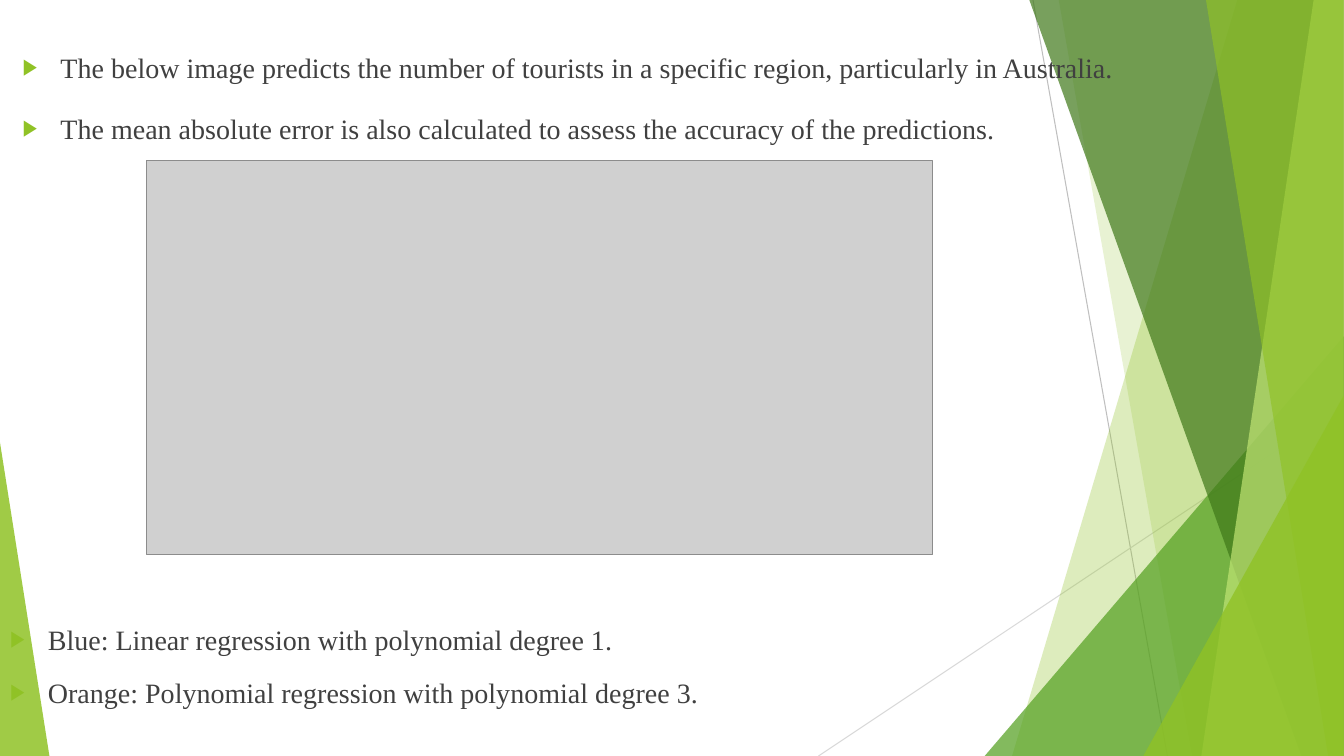
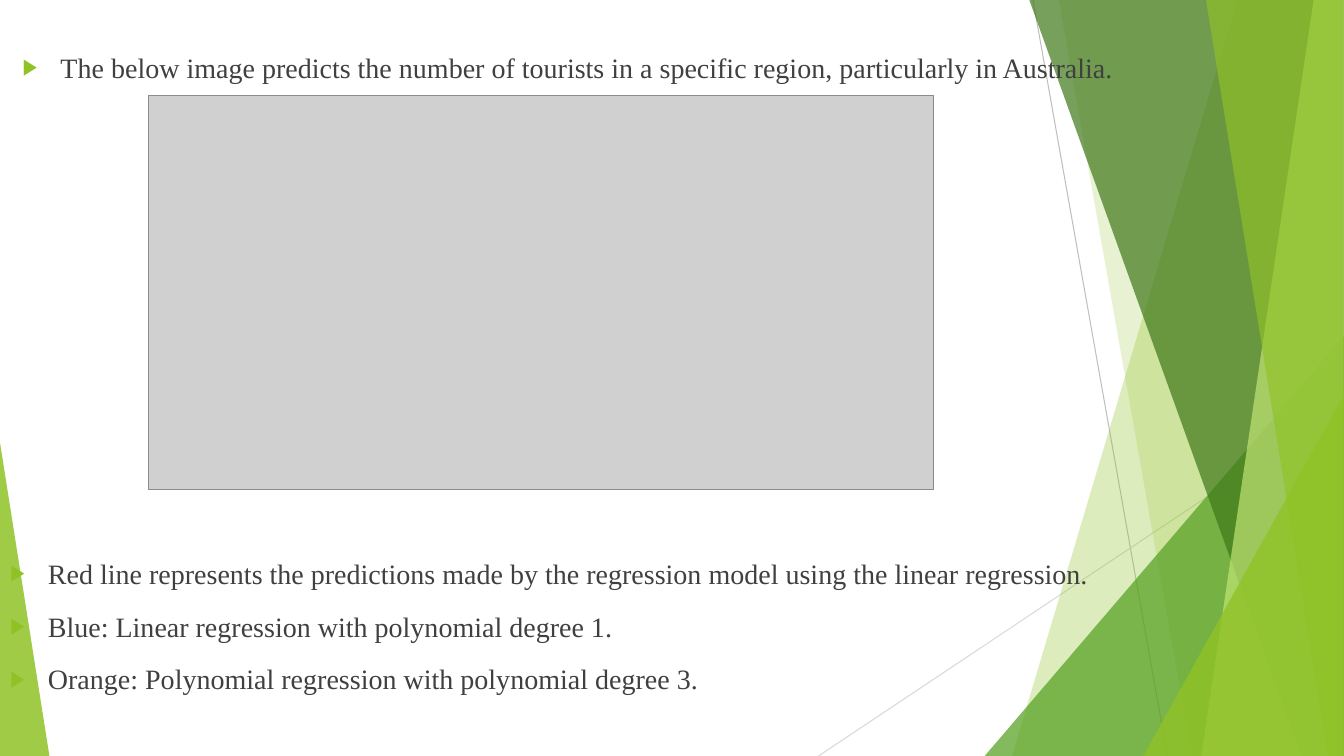
Before and after one commit to saisumanth1401/Tourist-Behaviour-Analysis, a slide deck: slide 11 of Documentation/Tourist-Behaviour-Analysis.pptx (slide 19 before the commit). Drawn at 1344x756 pixels with LibreOffice and Linux fonts; fonts in the diff are those of the drawing; grey boxes stand for pictures. Boxes give left, top, right and bottom in pixels: in the first picture for what was removed or moved away, otherwise in the second. Text is boxed around its words. In the diff, an @@ line names an element or a change of style, - is before the commit and + after.

```diff
--- a/Documentation/Tourist-Behaviour-Analysis.pptx
+++ b/Documentation/Tourist-Behaviour-Analysis.pptx
@@ picture: place and size @@
-picture at (147,161,933,556)
+picture at (148,96,934,490)
@@ text at (48,562,1087,589): text changed @@
-▶ The mean absolute error is also calculated to assess the accuracy of the predictions.
+▶ Red line represents the predictions made by the regression model using the linear regression.
```
Also in this commit, not shown: 9 other slides changed, 2 slides added, 9 slides removed.
